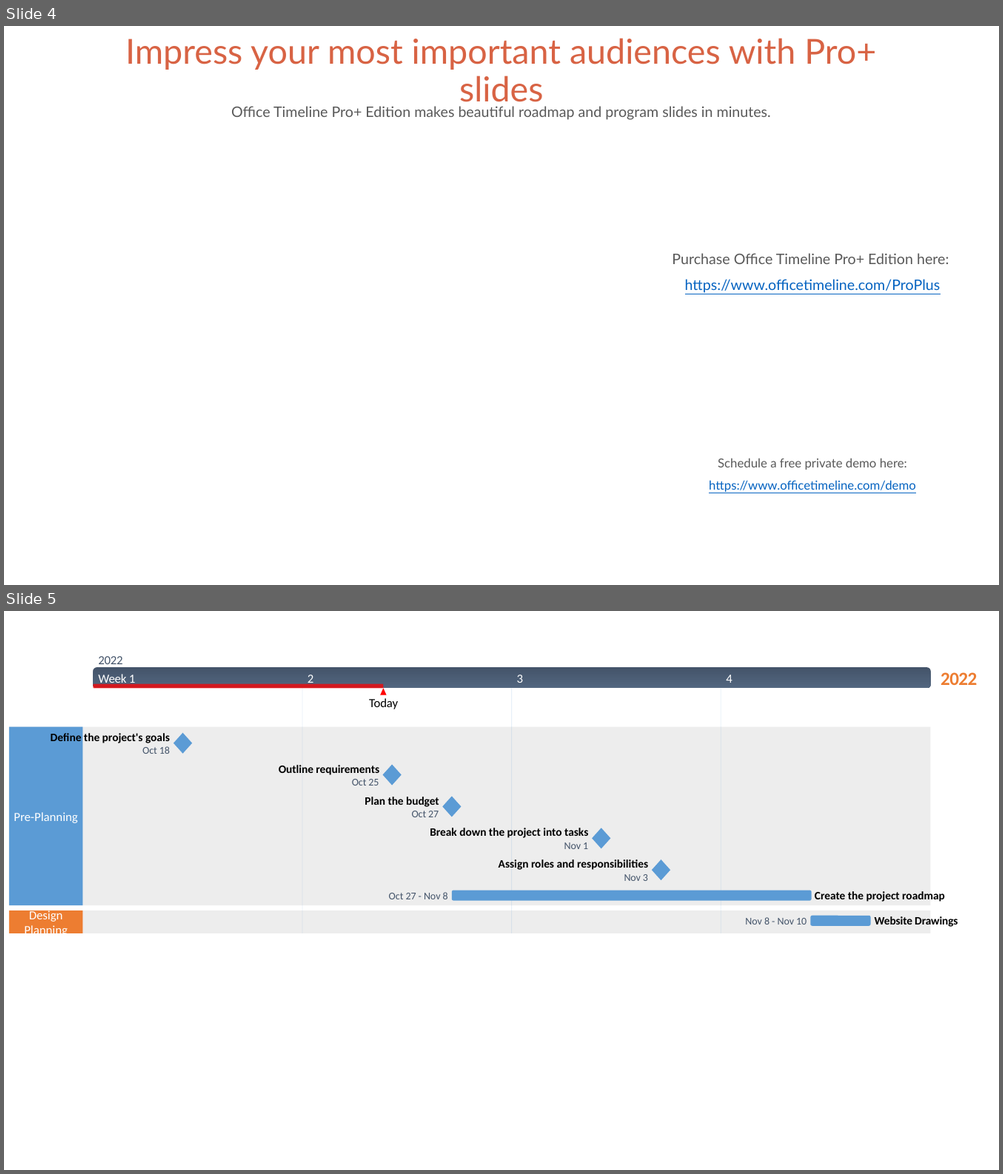
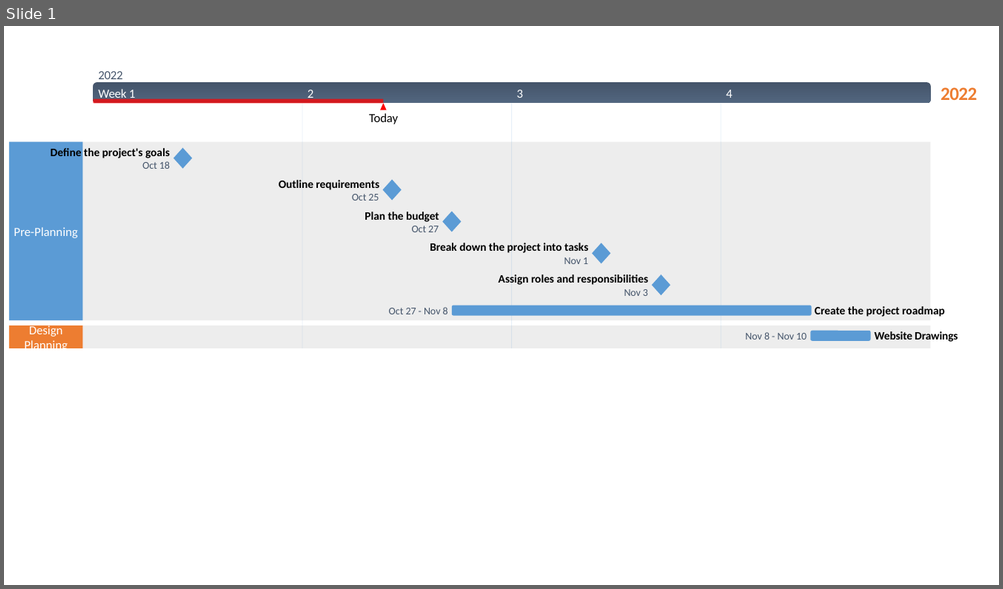
Before and after one commit to Xdrzseawq10/NSBE-Website, a slide deck: NSBE Website Gantt Chart.pptx. Shown one above the other, each under a label of ours: slides 4 and 5 before the commit, slide 1 after it. The pictures are 1003x1174 and 1003x589 pixels, drawn with LibreOffice and Linux fonts; fonts in the diff are those of the drawing; background and template pictures are left out. Boxes give left, top, right and bottom in pixels: in the first picture for what was removed or moved away, otherwise in the second. Text is boxed around its words. In the diff, an @@ line names an element or a change of style, - is before the commit and + after.

```diff
--- a/NSBE Website Gantt Chart.pptx
+++ b/NSBE Website Gantt Chart.pptx
@@ slide 4 removed at box(4, 26, 999, 585), background picture (left out) @@
@@ text removed at box(125, 38, 876, 108) @@
-Impress your most important audiences with Pro+ slides
@@ text removed at box(231, 106, 771, 120) @@
-Office Timeline Pro+ Edition makes beautiful roadmap and program slides in minutes.
@@ text removed at box(671, 253, 948, 295) @@
-Purchase Office Timeline Pro+ Edition here: https://www.officetimeline.com/ProPlus
@@ text removed at box(708, 458, 916, 492) @@
-Schedule a free private demo here: https://www.officetimeline.com/demo
@@ what was slide 5 is now slide 1 @@
```
Also in this commit, not shown: 3 other slides removed.
